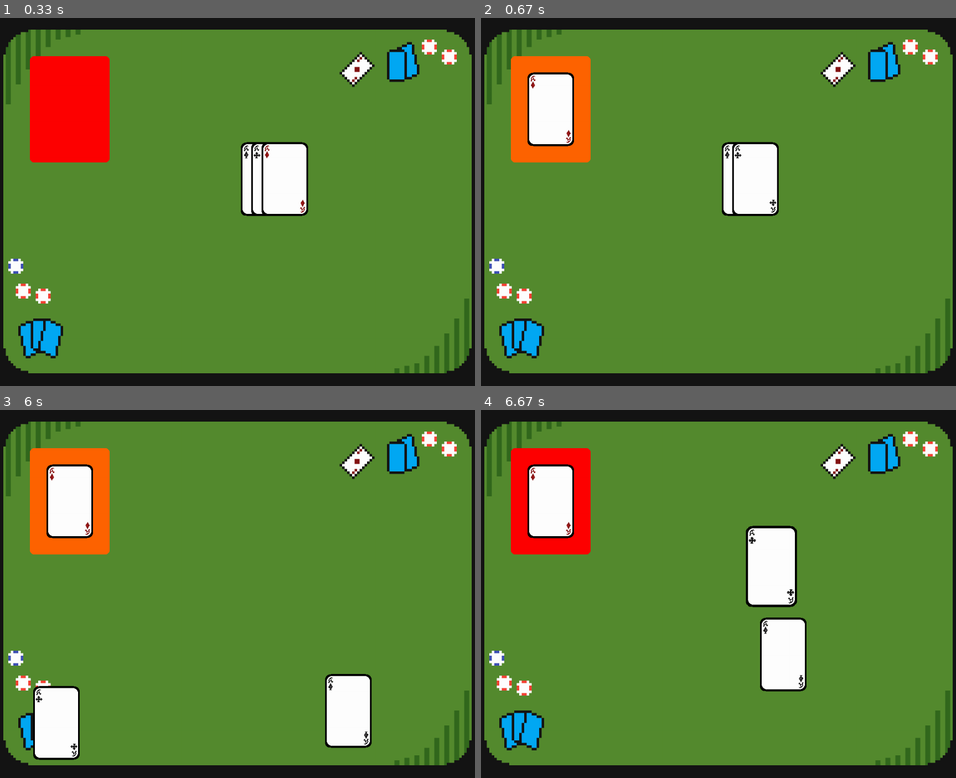
Above: before the commit, frames 1-4 (two rows, left to right).
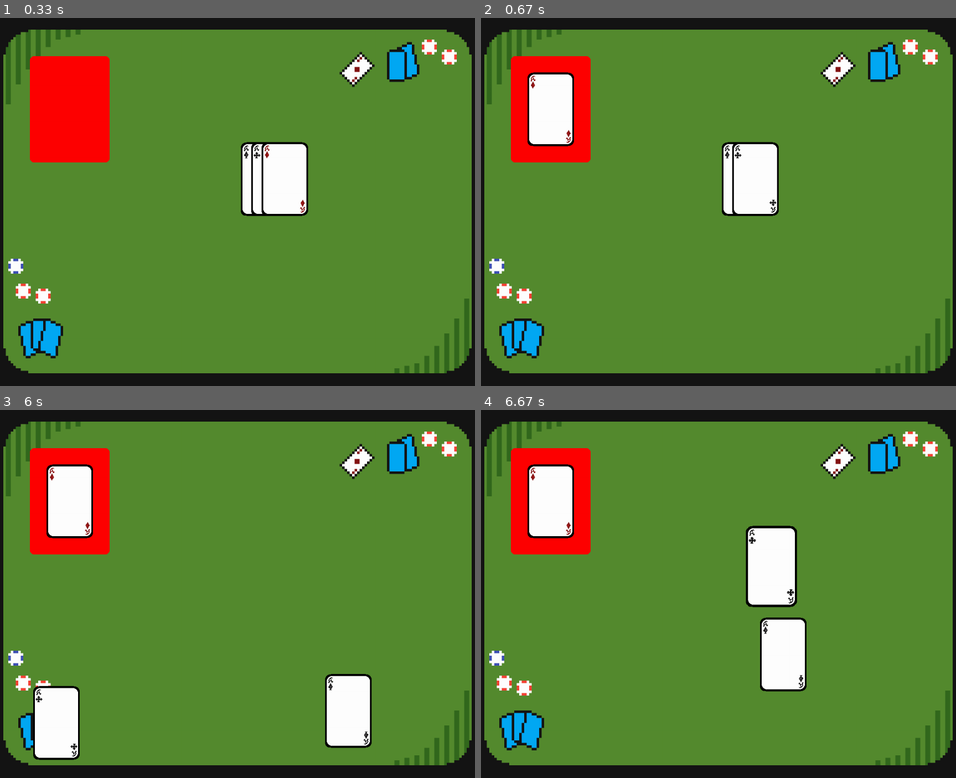
Above: after the commit, the same moments.

Repository: etooley77/pygame-card-game-engine
Game: pygame game, started from main.py
Same seed, same stepped clock (60 frames per second), same inputs: the game is played once before the commit and once after it.
Inputs (mouse positions are in pixels of both pictures, inside the frame that each line leads up to):
- Up to frame 1 (0.33 s): no input
- Up to frame 2 (0.67 s): press the mouse at (766, 179) at 0.37 s; move the mouse to (666, 161) at 0.47 s; release the mouse at (561, 146) at 0.6 s
- Up to frame 3 (6 s): press the mouse at (71, 502) at 0.7 s; move the mouse to (71, 502) at 0.8 s; release the mouse at (71, 505) at 0.93 s; press the mouse at (275, 571) at 1.03 s; move the mouse to (351, 652) at 1.13 s; release the mouse at (427, 733) at 1.27 s; press the mouse at (266, 571) at 1.37 s; move the mouse to (194, 641) at 1.47 s; release the mouse at (128, 715) at 1.6 s; press the mouse at (427, 733) at 1.7 s; move the mouse to (261, 693) at 1.8 s; release the mouse at (99, 652) at 1.93 s; press the mouse at (427, 733) at 2.03 s; move the mouse to (422, 594) at 2.13 s; release the mouse at (422, 450) at 2.27 s; press the mouse at (71, 502) at 2.37 s; move the mouse to (142, 476) at 2.47 s; release the mouse at (213, 454) at 2.6 s; press the mouse at (128, 715) at 2.7 s; move the mouse to (247, 601) at 2.8 s; release the mouse at (361, 490) at 2.93 s; press the mouse at (213, 454) at 3.03 s; move the mouse to (247, 513) at 3.13 s; release the mouse at (275, 571) at 3.27 s; press the mouse at (361, 490) at 3.37 s; move the mouse to (228, 538) at 3.47 s; release the mouse at (95, 586) at 3.6 s; press the mouse at (213, 454) at 3.7 s; move the mouse to (232, 590) at 3.8 s; release the mouse at (247, 726) at 3.93 s; press the mouse at (361, 490) at 4.03 s; move the mouse to (327, 538) at 4.13 s; release the mouse at (289, 586) at 4.27 s; press the mouse at (95, 586) at 4.37 s; move the mouse to (223, 649) at 4.47 s; release the mouse at (346, 711) at 4.6 s; press the mouse at (95, 586) at 4.7 s; move the mouse to (185, 531) at 4.8 s; release the mouse at (280, 472) at 4.93 s; press the mouse at (99, 652) at 5.03 s; move the mouse to (76, 686) at 5.13 s; release the mouse at (57, 722) at 5.27 s; press the mouse at (95, 586) at 5.37 s; move the mouse to (213, 568) at 5.47 s; release the mouse at (332, 549) at 5.6 s; press the mouse at (275, 571) at 5.7 s; move the mouse to (199, 531) at 5.8 s; release the mouse at (128, 490) at 5.93 s
- Up to frame 4 (6.67 s): press the mouse at (827, 711) at 6.03 s; move the mouse to (804, 682) at 6.13 s; release the mouse at (785, 652) at 6.27 s; press the mouse at (538, 722) at 6.37 s; move the mouse to (652, 645) at 6.47 s; release the mouse at (770, 564) at 6.6 s

Frame 1 is identical in both runs. In frame 2, 2.9% of the frame differs, in the area x 6-24%, y 10-40%; in frame 3, 2.9%; in frame 4, nothing differs.

Commit message:
fix bug where zone was highlighted after active card was recently snapped

Diff:
--- a/engine/cards/obj/snap_zone.py
+++ b/engine/cards/obj/snap_zone.py
@@ -40,6 +40,7 @@
 
             if input_context["mouse"]["mouse_released"] and len(self.cards) < self.max_cards:
                 self.snap(CardView.active)
+                CardView.active = None
         else:
             self.highlighted = False
 
